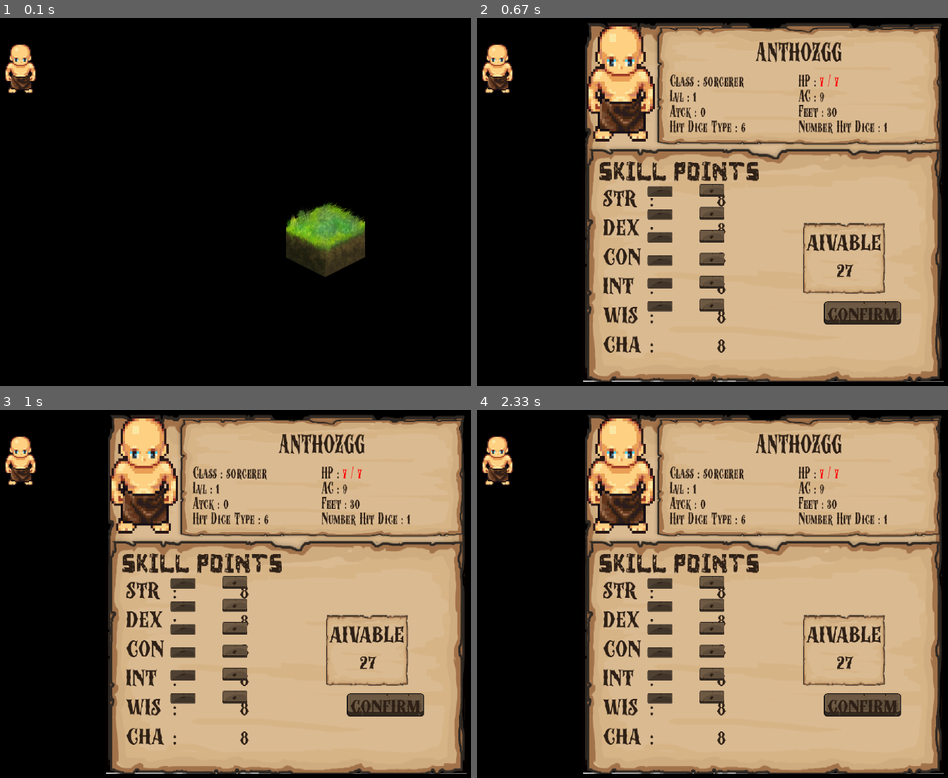
Above: before the commit, frames 1-4 (two rows, left to right).
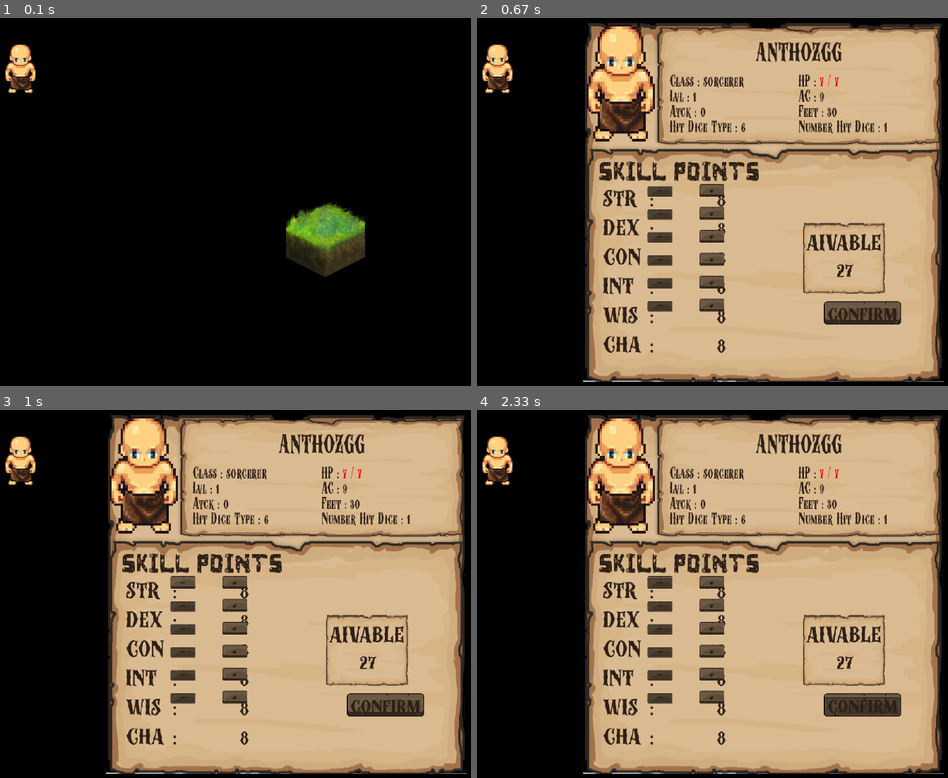
Above: after the commit, the same moments.

Repository: quocdat-le-insacvl/pygeon
Game: pygame game, started from main.py
Same seed, same stepped clock (60 frames per second), same inputs: the game is played once before the commit and once after it.
Inputs (mouse positions are in pixels of both pictures, inside the frame that each line leads up to):
- Up to frame 1 (0.1 s): no input
- Up to frame 2 (0.67 s): press the mouse at (712, 305) at 0.37 s; move the mouse to (806, 190) at 0.47 s; release the mouse at (905, 80) at 0.6 s
- Up to frame 3 (1 s): press the mouse at (235, 582) at 0.7 s; move the mouse to (155, 520) at 0.8 s; release the mouse at (75, 454) at 0.93 s
- Up to frame 4 (2.33 s): click (660, 582) at 2.05 s

Frames 1-2 are identical in both runs. In frame 3, 0.1% of the frame differs, in the area x 36-42%, y 45-49%; in frame 4, 0.3%, in the area x 36-91%, y 45-84%.

Commit message:
caracterarefaire

Diff:
--- a/personnage.py
+++ b/personnage.py
@@ -202,20 +202,14 @@
             indice=self.collides(pygame.mouse.get_pos(),buttonList)
             for event in pygame.event.get():
                 running=exit_checkevent(event)
-                if all([event.type==pygame.MOUSEBUTTONDOWN, indice%2==0]) or all([event.type==pygame.MOUSEBUTTONDOWN,indice!=-1,av!=self.av_points,indice%2==1]):
-                    board=boardn.copy()
-                    screen.blit(screenS,(0,0))
-                    board=self.boardSkill(board,av)
-                    board=pygame.transform.scale(board, (screen.get_height()-40, screen.get_height()-40))
-                    screen.blit(board,(screen.get_width()//2-board.get_width()//2,20))
-                    rectcf=self.confirm(board)
+                if all([event.type==pygame.MOUSEBUTTONDOWN,indice!=1, indice%2==0]) or all([event.type==pygame.MOUSEBUTTONDOWN,indice!=-1,av!=self.av_points,indice%2==1]):
                     self.buttons_select(av,indice)
                     pygame.display.flip()
                     running1=True
                     while running1:
                         indice= self.collides(pygame.mouse.get_pos(),buttonList)
                         for event2 in pygame.event.get():
-                            if all([event2.type!=pygame.MOUSEBUTTONUP,indice!=-1])!=True:
+                            if all([event2.type!=pygame.MOUSEBUTTONUP,indice!=-1,av!=0])!=True or all([event.type==pygame.MOUSEBUTTONDOWN,indice!=-1,av!=self.av_points,indice%2==1])!=True:
                                 if all([indice!=-1, av!=0]) or all([indice!=-1,av!=self.av_points,indice%2==1]):
                                     if indice%2==0:
                                         self.stats_eph[indice//2]+=1
@@ -226,9 +220,6 @@
                                             av+=1
                             running1=False
                             self.buttons_select(av)
-
-
-
                 if all([event.type==pygame.MOUSEBUTTONDOWN, self.collide(pygame.mouse.get_pos(),rectcf), av!=self.av_points]):
                     self.confirm(board)
                     running2=True
@@ -247,11 +238,6 @@
                 screen.blit(screenS,(0,0))
                 pygame.display.flip()
             elif av1!=av or achang:
-                board=boardn.copy()
-                screen.blit(screenS,(0,0))
-                board=self.boardSkill(board,av)
-                board=pygame.transform.scale(board, (screen.get_height()-40, screen.get_height()-40))
-                screen.blit(board,(screen.get_width()//2-board.get_width()//2,20))
                 rectcf=self.confirm(board,av)
                 buttonList=self.buttons_select(av)
 
@@ -361,9 +347,8 @@
 
     def collides(self,pos,listrect):
         for n in range(len(listrect)):
-            if listrect[n]:
-                if listrect[n].collidepoint(pos):
-                    return n
+            if listrect[n].collidepoint(pos):
+                return n
         return -1
 
     def collide(self,pos,rect):
